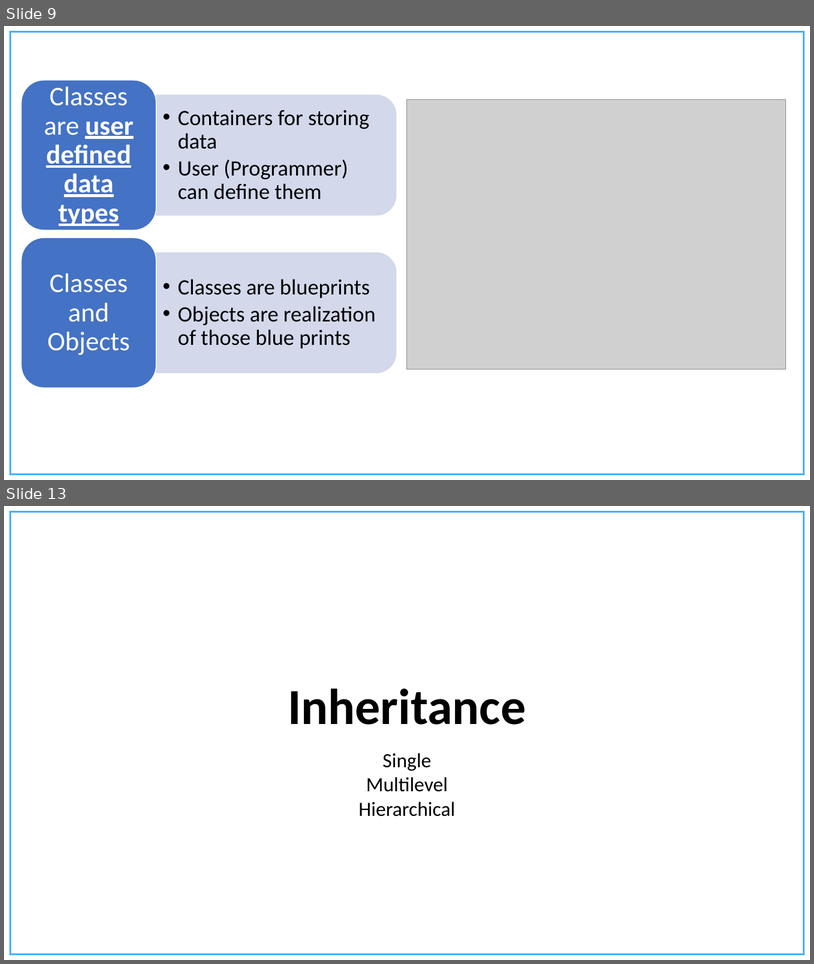
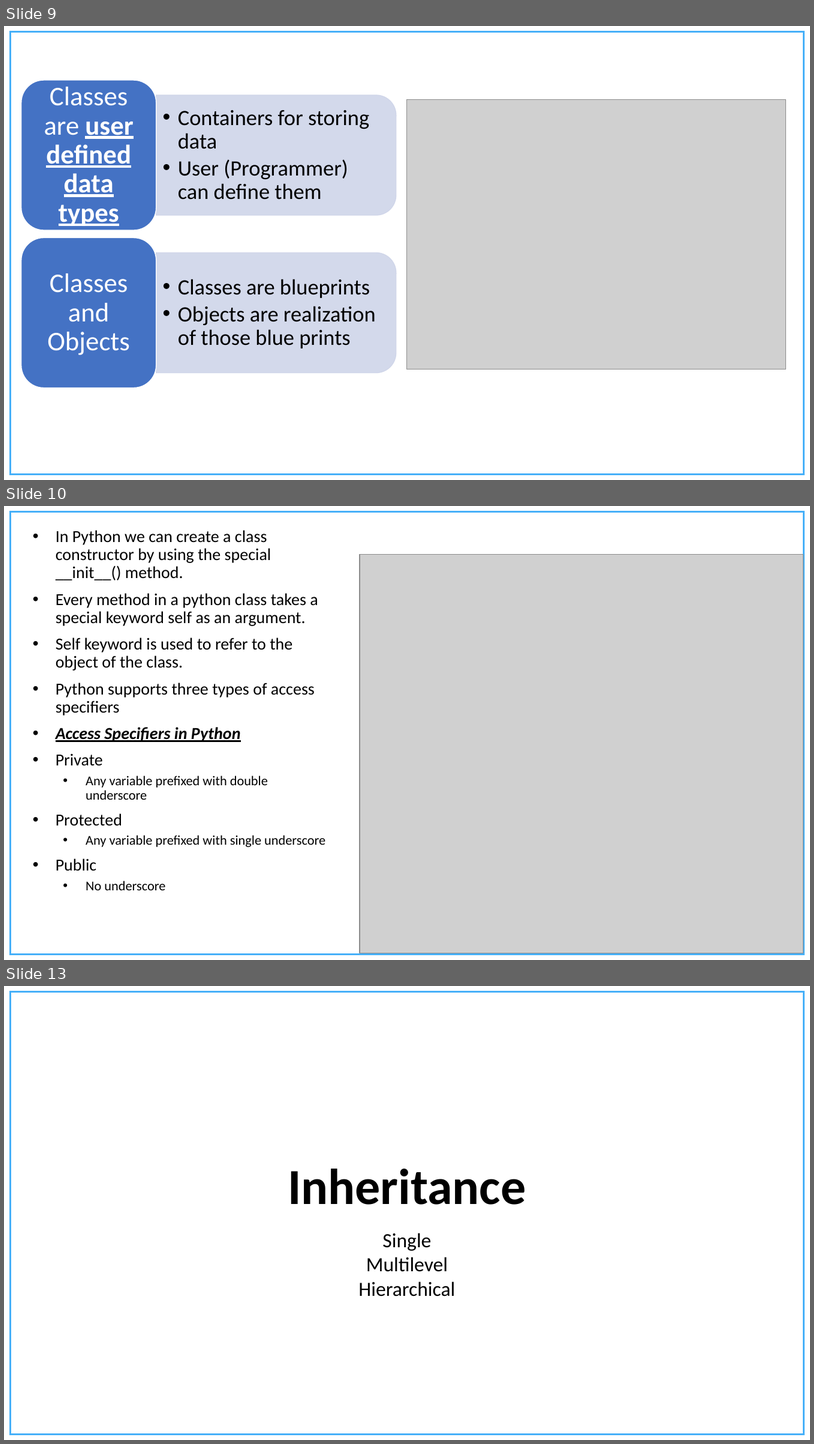
Before and after one commit to chandanNapster/PythonDevWork, a slide deck: Course Material/Presentations/Functions and Classes.pptx. Shown one above the other, each under a label of ours: slides 9 and 13 before the commit, slides 9, 10 and 13 after it; the slides between them are not shown. The pictures are 814x964 and 814x1444 pixels, drawn with LibreOffice and Linux fonts; fonts in the diff are those of the drawing; grey boxes stand for pictures; background and template pictures are left out. Boxes give left, top, right and bottom in pixels: in the first picture for what was removed or moved away, otherwise in the second. Text is boxed around its words. In the diff, an @@ line names an element or a change of style, - is before the commit and + after.

```diff
--- a/Course Material/Presentations/Functions and Classes.pptx
+++ b/Course Material/Presentations/Functions and Classes.pptx
@@ slide 10 added at bbox=[4, 506, 810, 960], background #FFFFFF; not listed: 1 template element that a slide beside it also shows @@
@@ text added at bbox=[56, 530, 326, 890], 20 pt, text #000000 @@
+• In Python we can create a class constructor by using the special __init__() method.
+• Every method in a python class takes a special keyword self as an argument.
+• Self keyword is used to refer to the object of the class.
+• Python supports three types of access specifiers
+• Access Specifiers in Python
+• Private
+  • Any variable prefixed with double underscore
+• Protected
+  • Any variable prefixed with single underscore
+• Public
+  • No underscore
@@ picture added at bbox=[360, 555, 803, 953] @@
```
Also in this commit, not shown: 8 other slides added, 10 slides removed, 15 other files.
